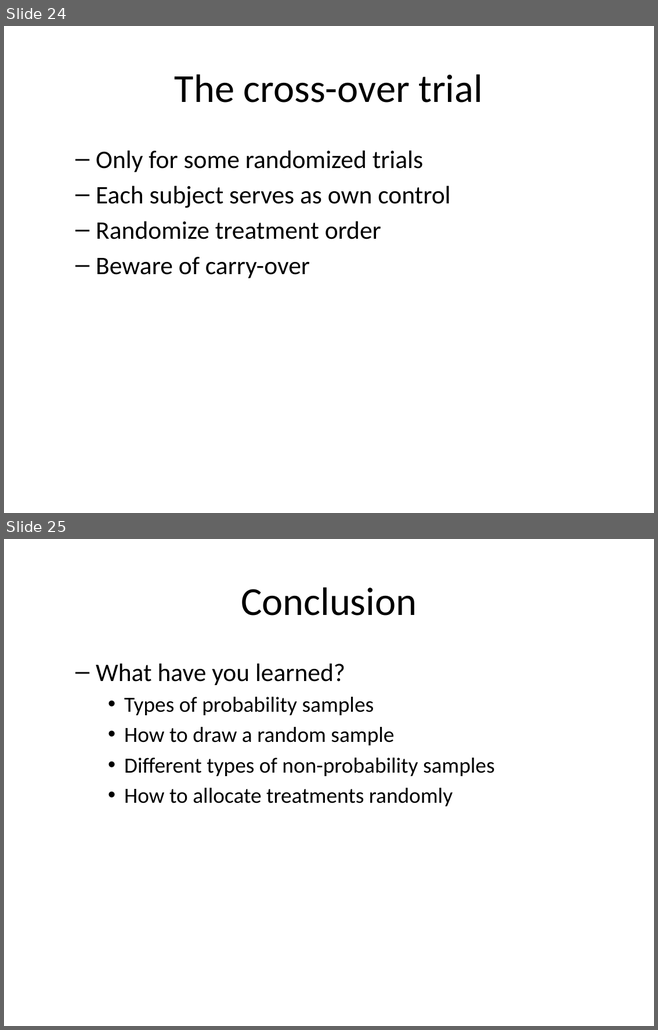
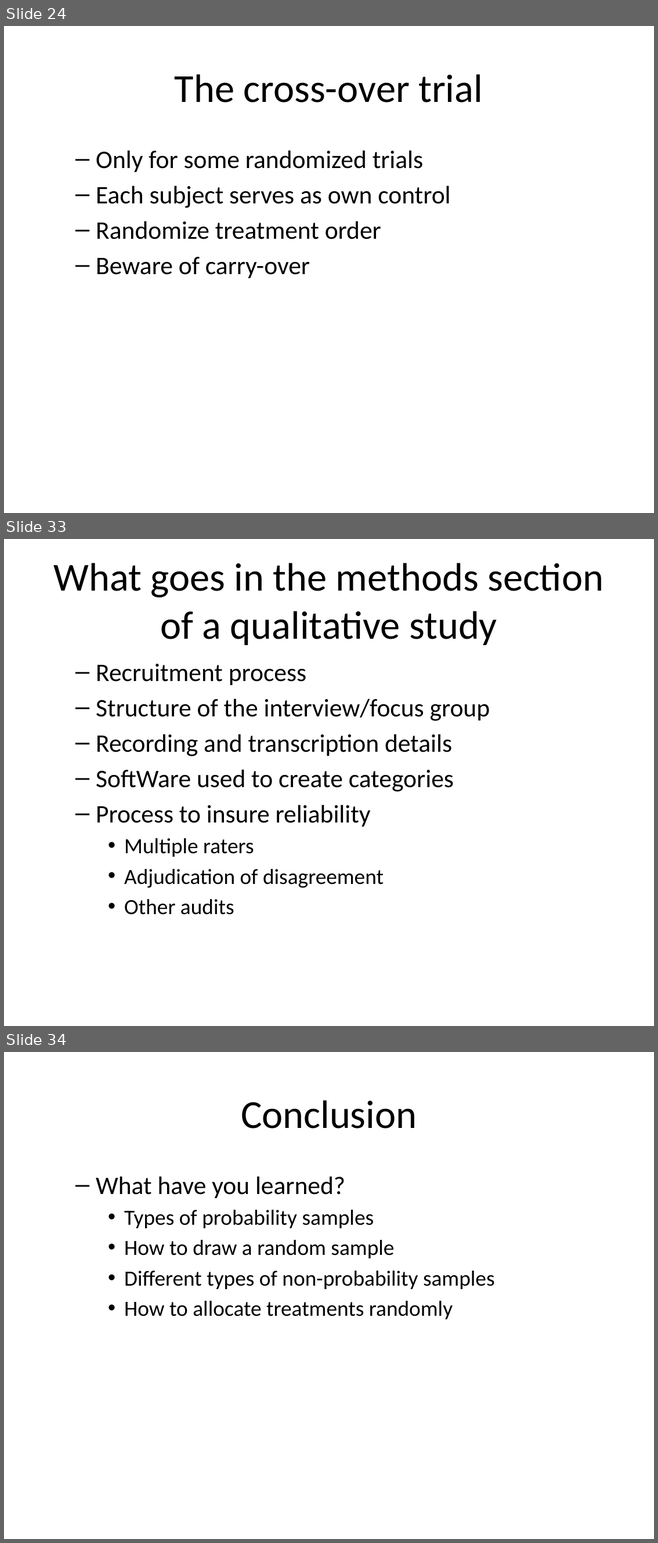
Before and after one commit to pmean/classes, a slide deck: clinical-research-methodology/results/video08-sampling.pptx. Shown one above the other, each under a label of ours: slides 24 and 25 before the commit, slides 24, 33 and 34 after it; the slides between them are not shown. The pictures are 658x1030 and 658x1543 pixels, drawn with LibreOffice and Linux fonts; fonts in the diff are those of the drawing. Boxes give left, top, right and bottom in pixels: in the first picture for what was removed or moved away, otherwise in the second. Text is boxed around its words. In the diff, an @@ line names an element or a change of style, - is before the commit and + after.

```diff
--- a/clinical-research-methodology/results/video08-sampling.pptx
+++ b/clinical-research-methodology/results/video08-sampling.pptx
@@ slide 33 added at box(4, 539, 654, 1026), background #FFFFFF @@
@@ title added at box(53, 563, 603, 645), 44 pt, text #000000 @@
+What goes in the methods section of a qualitative study
@@ text added at box(96, 664, 490, 915), 28 pt, text #000000 @@
+  – Recruitment process
+  – Structure of the interview/focus group
+  – Recording and transcription details
+  – SoftWare used to create categories
+  – Process to insure reliability
+    • Multiple raters
+    • Adjudication of disagreement
+    • Other audits
@@ what was slide 25 is now slide 34 @@
```
Also in this commit, not shown: 1 slide changed, 8 other slides added.
